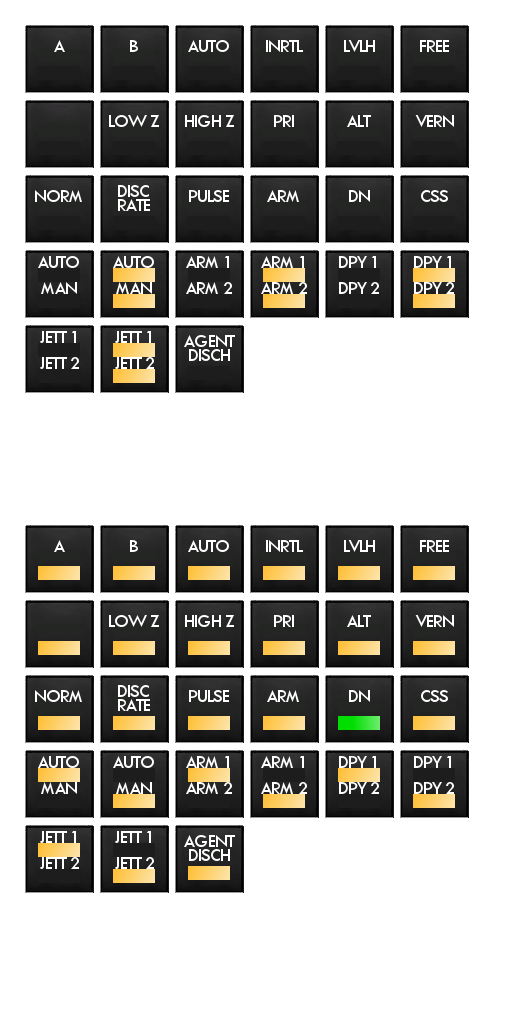
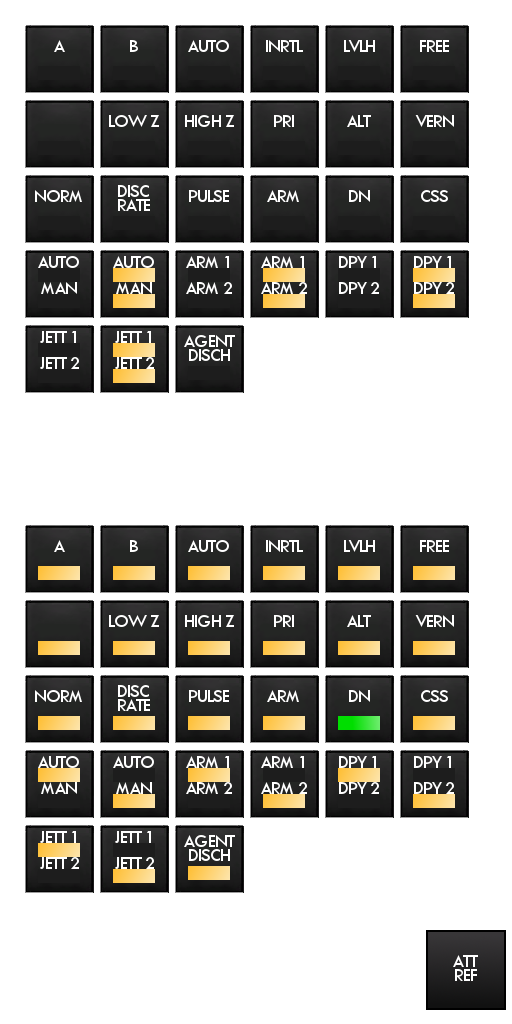
Layered file, before and after one edit (512×1024). Changes by layer:
added layer "..." above "Pasted Layer #25" over bbox(453, 955, 478, 981)
added layer "Pasted Layer #25" above "Layer" over bbox(426, 930, 506, 1010)
